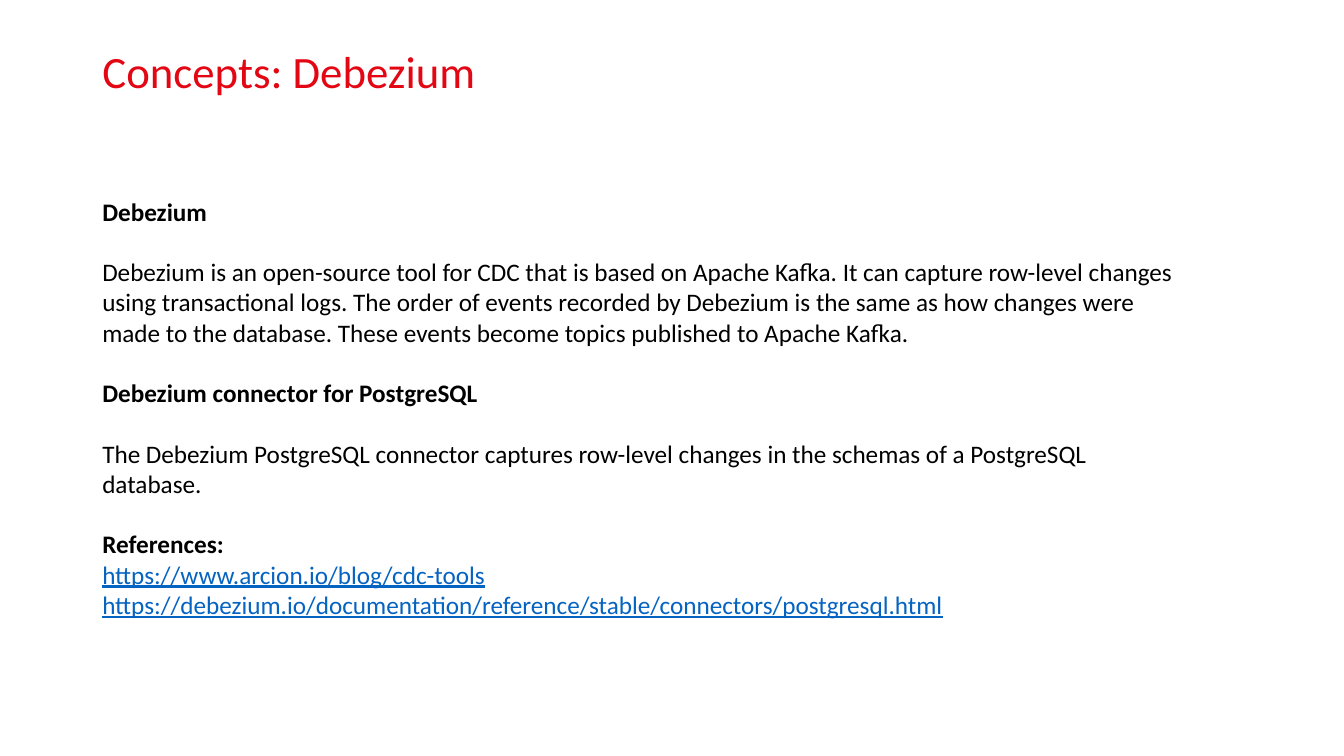
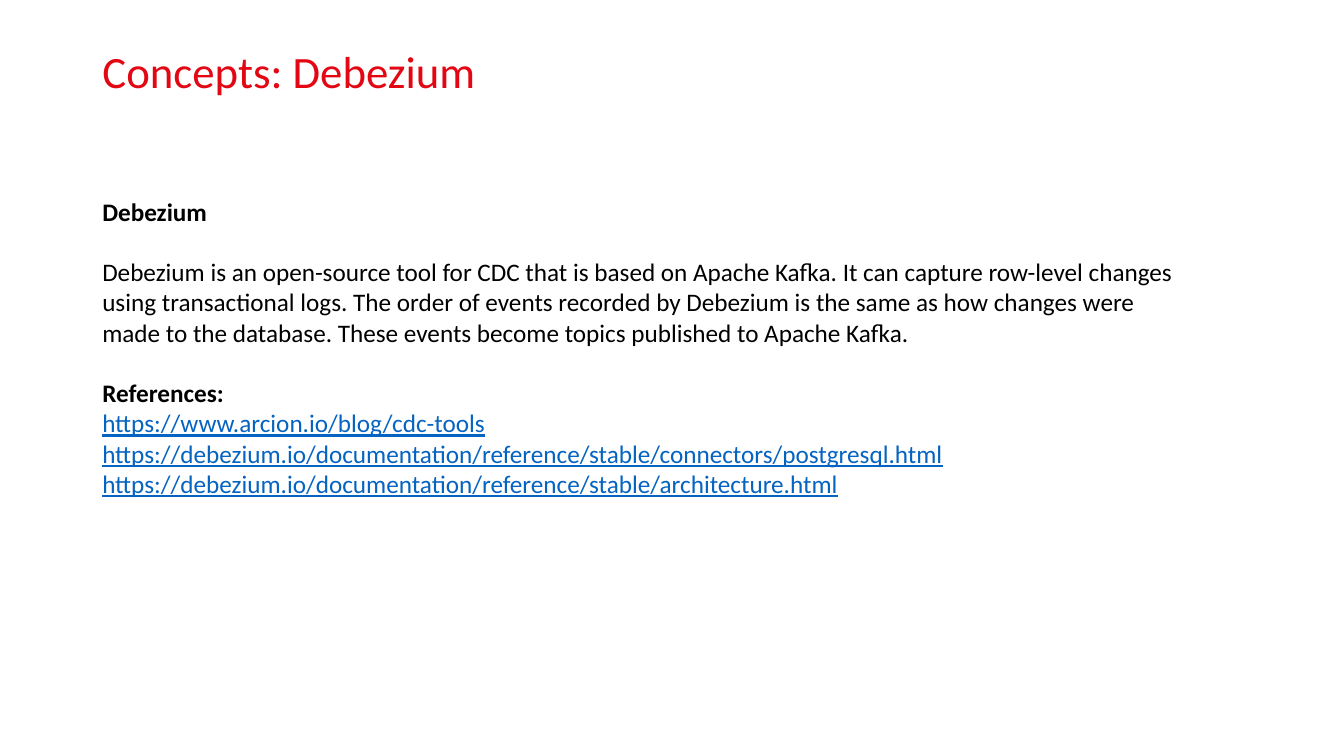
Before and after one commit to bao2902/logbasedcdc, a slide deck: slide 8 of LogBasedCDC.pptx (slide 13 before the commit). Drawn at 1344x756 pixels with LibreOffice and Linux fonts; fonts in the diff are those of the drawing; background and template pictures are left out. Boxes give left, top, right and bottom in pixels: in the first picture for what was removed or moved away, otherwise in the second. Text is boxed around its words. In the diff, an @@ line names an element or a change of style, - is before the commit and + after.

```diff
--- a/LogBasedCDC.pptx
+++ b/LogBasedCDC.pptx
@@ text at (102,384,1086,494): paragraphs removed @@
-Debezium connector for PostgreSQL
-The Debezium PostgreSQL connector captures row-level changes in the schemas of a PostgreSQL database.
@@ text at (102,475,837,497): paragraph added @@
+https://debezium.io/documentation/reference/stable/architecture.html
```
Also in this commit, not shown: 7 other slides changed, 7 slides added, 10 slides removed, 2 other files.
